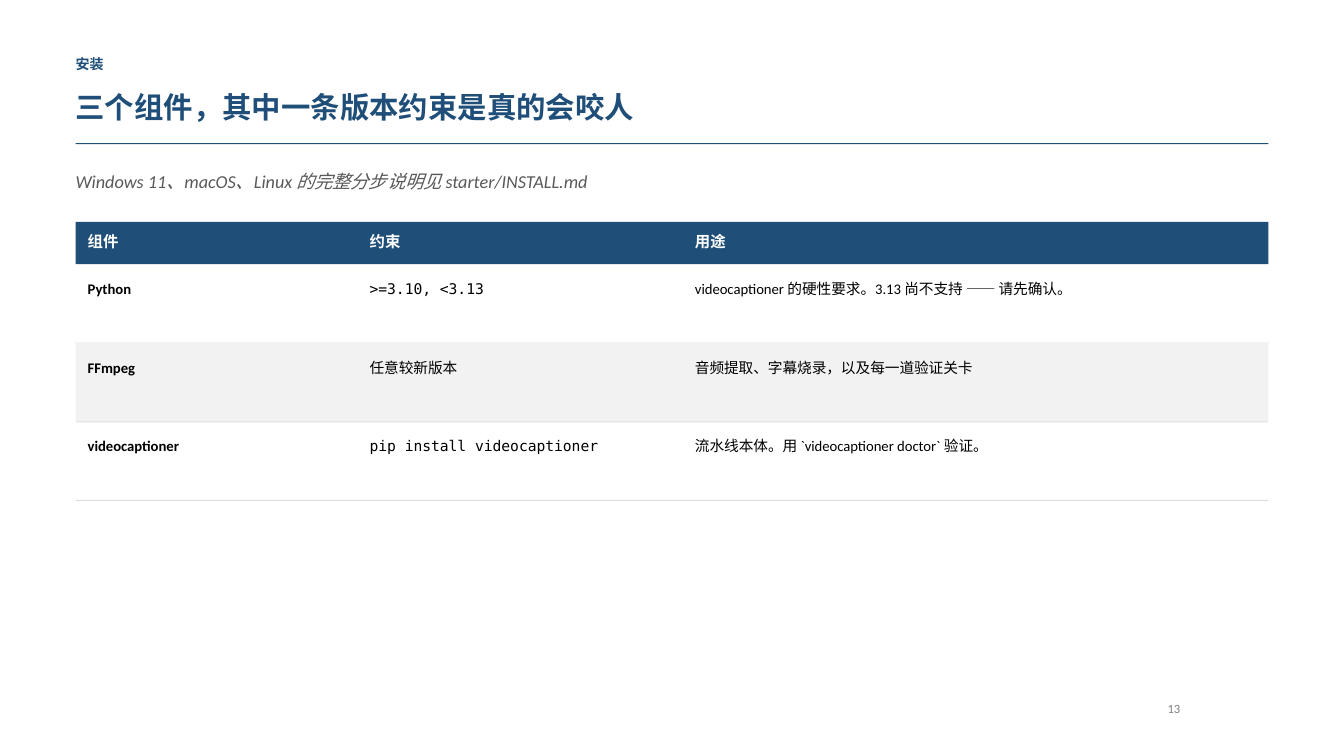
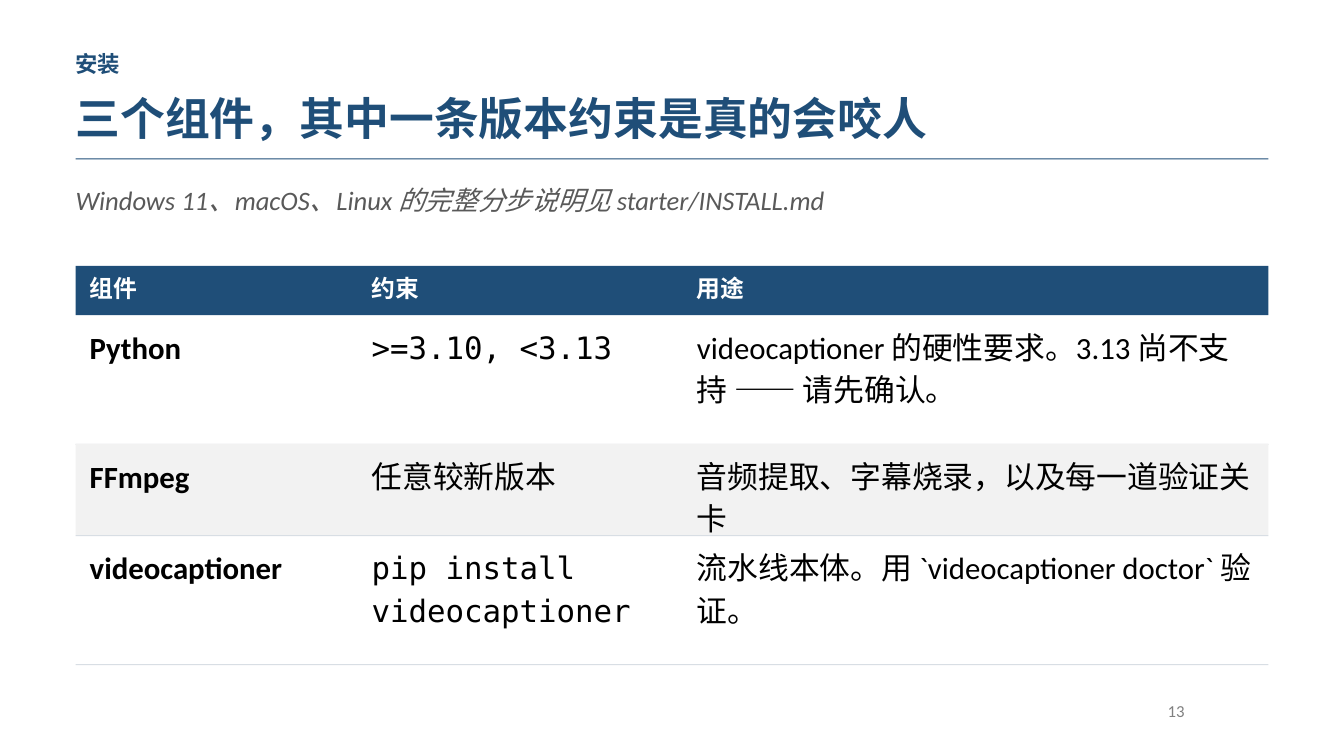
Before and after one commit to mikelix/gstack-tutorial-3, a slide deck: slide 14 of dist/gstack-tutorial-3_ZH.pptx. Drawn at 1344x756 pixels with LibreOffice and Linux fonts; fonts in the diff are those of the drawing. Boxes give left, top, right and bottom in pixels: in the first picture for what was removed or moved away, otherwise in the second. Text is boxed around its words. In the diff, an @@ line names an element or a change of style, - is before the commit and + after.

```diff
--- a/dist/gstack-tutorial-3_ZH.pptx
+++ b/dist/gstack-tutorial-3_ZH.pptx
@@ text "安装" at box(76, 53, 121, 74): size 10 to 16 pt @@
@@ text "三个组件，其中一条版本约束是真的会咬人" at box(76, 96, 928, 141): size 21 to 32 pt; line spacing 1.05 to 1.08 @@
@@ text "Windows 11、macOS、Linux 的完整分步说明见 starter/INSTALL.md": place and size @@
-text "Windows 11、macOS、Linux 的完整分步说明见 starter/INSTALL.md" at box(76, 172, 588, 190)
+text "Windows 11、macOS、Linux 的完整分步说明见 starter/INSTALL.md" at box(76, 187, 824, 212)
@@ text "Windows 11、macOS、Linux 的完整分步说明见 starter/INSTALL.md" at box(76, 187, 824, 212): size 13 to 19 pt @@
@@ rectangle: place and size @@
-rectangle at box(76, 143, 1268, 144)
+rectangle at box(76, 158, 1268, 159)
@@ rectangle: place and size @@
-rectangle at box(76, 222, 1268, 264)
+rectangle at box(76, 266, 1268, 316)
@@ size 11 to 17 pt in 3 elements at box(697, 276, 745, 299), box(372, 276, 420, 299), box(90, 277, 138, 299) @@
@@ text "组件": place and size @@
-text "组件" at box(88, 234, 119, 249)
+text "组件" at box(90, 277, 138, 299)
@@ text "约束": place and size @@
-text "约束" at box(370, 234, 401, 249)
+text "约束" at box(372, 276, 420, 299)
@@ text "用途": place and size @@
-text "用途" at box(695, 234, 726, 249)
+text "用途" at box(697, 276, 745, 299)
@@ text "Python": place and size @@
-text "Python" at box(88, 283, 131, 297)
+text "Python" at box(90, 337, 181, 364)
@@ text ">=3.10, <3.13": place and size @@
-text ">=3.10, <3.13" at box(370, 283, 484, 296)
+text ">=3.10, <3.13" at box(372, 336, 613, 364)
@@ text "videocaptioner 的硬性要求。3.13 尚不支持 —— 请先确认。": place and size @@
-text "videocaptioner 的硬性要求。3.13 尚不支持 —— 请先确认。" at box(695, 281, 1072, 297)
+text "videocaptioner 的硬性要求。3.13 尚不支持 —— 请先确认。" at box(697, 333, 1229, 404)
@@ rectangle: place and size @@
-rectangle at box(76, 343, 1268, 344)
+rectangle at box(76, 444, 1268, 445)
@@ rectangle: place and size @@
-rectangle at box(76, 343, 1268, 421)
+rectangle at box(76, 444, 1268, 535)
@@ text "FFmpeg": place and size @@
-text "FFmpeg" at box(88, 363, 135, 376)
+text "FFmpeg" at box(90, 468, 190, 494)
@@ text "任意较新版本": place and size @@
-text "任意较新版本" at box(370, 360, 458, 374)
+text "任意较新版本" at box(372, 462, 556, 491)
@@ text "音频提取、字幕烧录，以及每一道验证关卡": place and size @@
-text "音频提取、字幕烧录，以及每一道验证关卡" at box(695, 360, 973, 375)
+text "音频提取、字幕烧录，以及每一道验证关卡" at box(697, 462, 1250, 533)
@@ rectangle: place and size @@
-rectangle at box(76, 421, 1268, 422)
+rectangle at box(76, 535, 1268, 536)
@@ size 10.5 to 22 pt in 9 elements at box(697, 333, 1229, 404), box(372, 336, 613, 364), box(90, 337, 181, 364), box(697, 462, 1250, 533), box(372, 462, 556, 491), box(90, 468, 190, 494), box(697, 553, 1252, 624), box(372, 555, 631, 628), box(90, 557, 282, 584) @@
@@ text "videocaptioner": place and size @@
-text "videocaptioner" at box(88, 440, 179, 454)
+text "videocaptioner" at box(90, 557, 282, 584)
@@ text "pip install videocaptioner": place and size @@
-text "pip install videocaptioner" at box(370, 439, 598, 454)
+text "pip install videocaptioner" at box(372, 555, 631, 628)
@@ text "流水线本体。用 `videocaptioner doctor` 验证。": place and size @@
-text "流水线本体。用 `videocaptioner doctor` 验证。" at box(695, 438, 988, 454)
+text "流水线本体。用 `videocaptioner doctor` 验证。" at box(697, 553, 1252, 624)
@@ rectangle: place and size @@
-rectangle at box(76, 500, 1268, 501)
+rectangle at box(76, 664, 1268, 665)
@@ text "13" at box(1168, 706, 1185, 717): size 9 to 12 pt @@
```
Also in this commit, not shown: 30 other slides changed, 4 other files.
